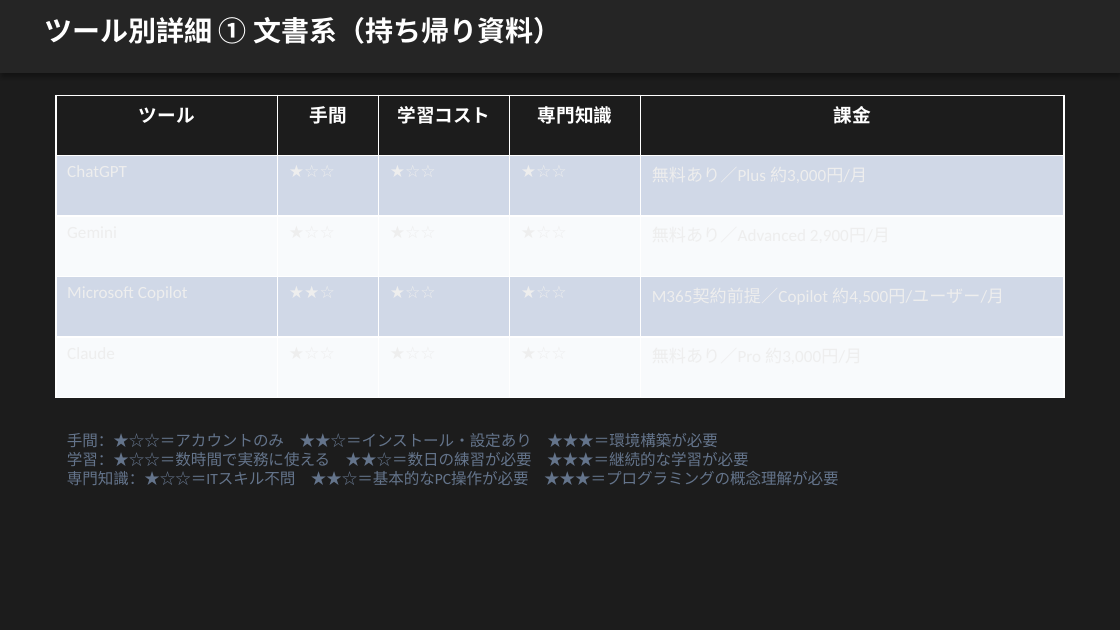
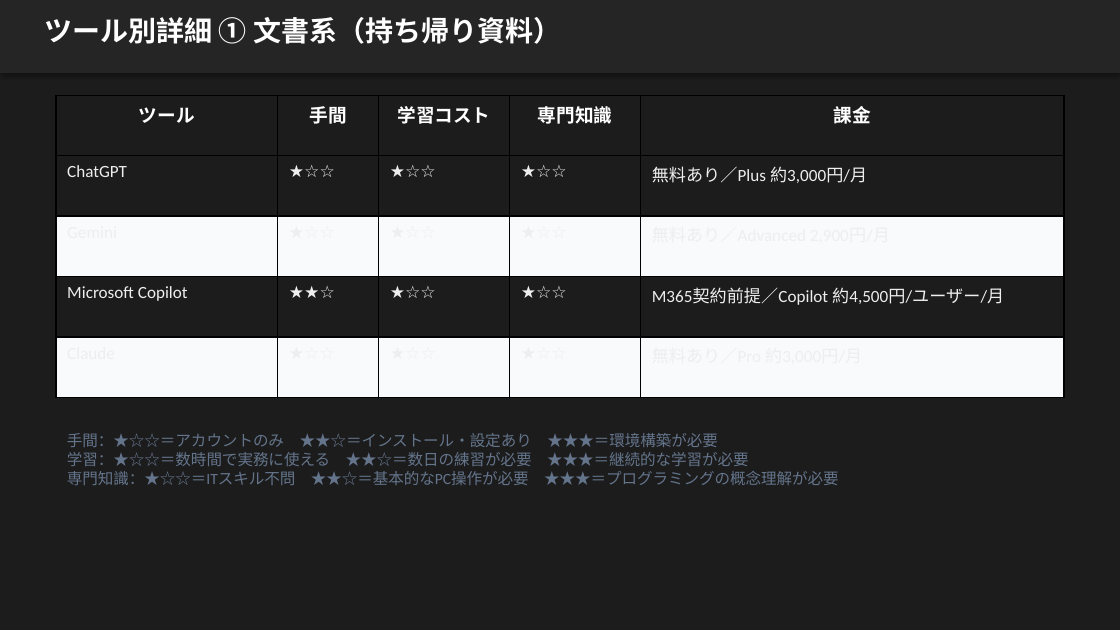
Before and after one commit to zatune-gif/kurashi-no-dodai-log, a slide deck: slide 14 of 00-01_han-ai/training-materials/course01_AI活用知識編.pptx. Drawn at 1120x630 pixels with LibreOffice and Linux fonts; fonts in the diff are those of the drawing. Boxes give left, top, right and bottom in pixels: in the first picture for what was removed or moved away, otherwise in the second. Text is boxed around its words. In the diff, an @@ line names an element or a change of style, - is before the commit and + after.

```diff
--- a/00-01_han-ai/training-materials/course01_AI活用知識編.pptx
+++ b/00-01_han-ai/training-materials/course01_AI活用知識編.pptx
@@ table at [56,95,1064,398] @@
@@ fill #D0D8E8 to none in 10 cells @@
@@ borders changed @@
```
Also in this commit, not shown: 13 other slides changed, 4 other files.
